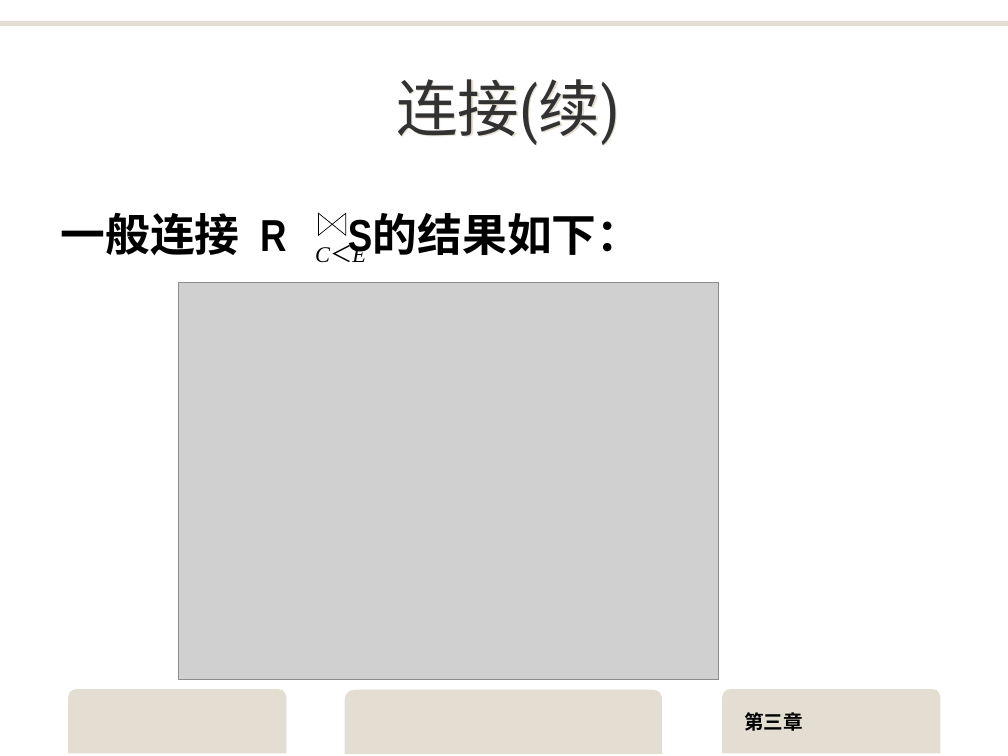
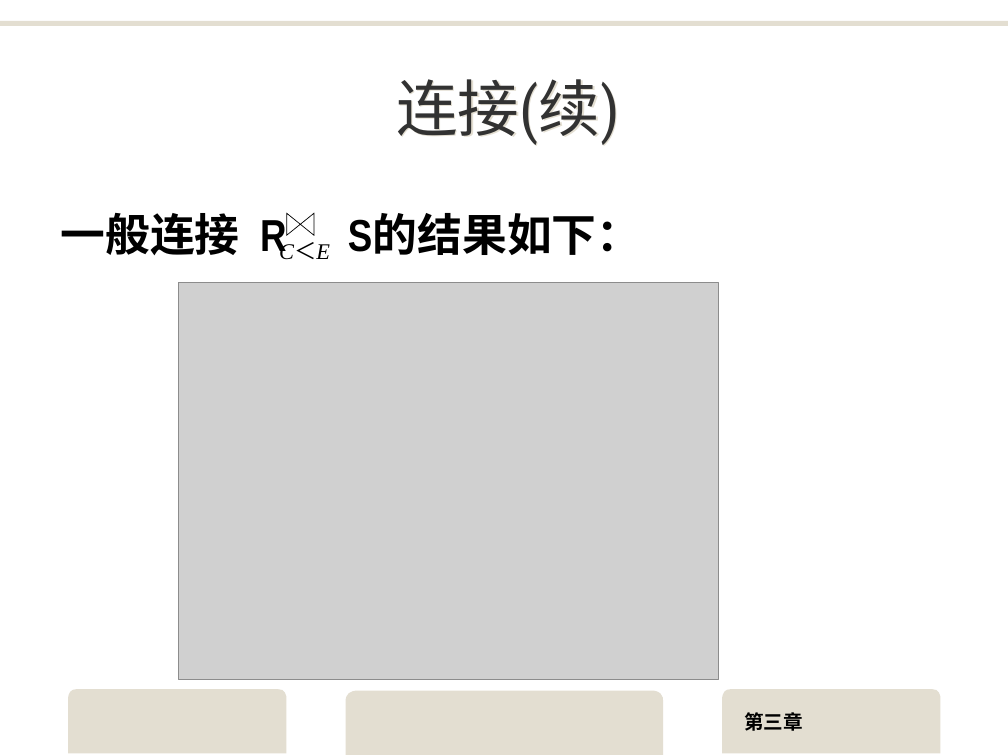
Before and after one commit to yuanba/Study, a slide deck: slide 61 of MySQL/DB-ppt/3关系数据库.ppt. Drawn at 1008x756 pixels with LibreOffice and Linux fonts; fonts in the diff are those of the drawing; grey boxes stand for pictures; background and template pictures are left out. Boxes give left, top, right and bottom in pixels: in the first picture for what was removed or moved away, otherwise in the second. Text is boxed around its words. In the diff, an @@ line names an element or a change of style, - is before the commit and + after.

```diff
--- a/MySQL/DB-ppt/3关系数据库.ppt
+++ b/MySQL/DB-ppt/3关系数据库.ppt
@@ text "C＜E" moved from (x1=315, y1=244, x2=366, y2=263) to (x1=279, y1=241, x2=330, y2=260) @@
@@ flow chart collate moved from (x1=319, y1=213, x2=346, y2=235) to (x1=287, y1=213, x2=314, y2=235) @@
```
Also in this commit, not shown: 80 other slides changed, 28 other files.
